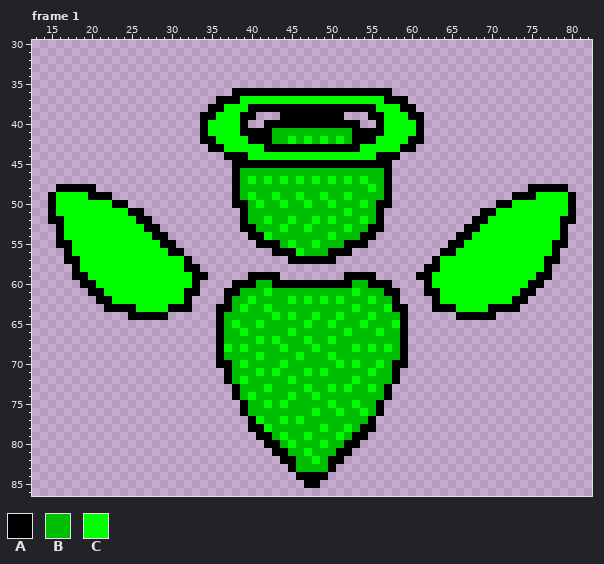
Two versions of one animated GIF sprite, public/assets/angelGreen.gif. The picture above is the old version.
The file is 96x96 pixels, 20 frames. Shown: frame 1: x 13..82, y 30..86. The commit also changed other frames, which this record leaves out.
Palette (. is transparent): A #000000  B #00bf00  C #00ff00
After the commit:
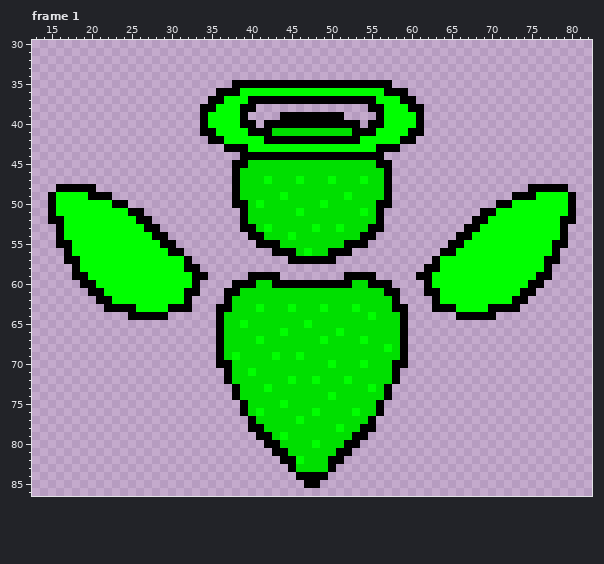
Change:
Colour B changes from #00bf00 to #00df00.
Frame 1:
There is now colour A in row 35 at x 38 to 57; in row 36 at x 36 to 37 and 58 to 59; in row 37 at x 35 and 60; in row 38 at x 34 and 61; in row 40 at x 40 and 55.
The edit turns colour B into colour A in row 42 at x 43 to 44, 46, 48, 50 and 52.
The edit turns colour C into colour A in row 37 at x 40 to 55; in row 38 at x 39 and 56; in row 41 at x 35 and 60; in row 42 at x 36, 45, 47, 49, 51 and 59; in row 43 at x 37 to 39 and 56 to 58; in row 44 at x 40 to 55.
The edit turns colour A into colour B in row 45 at x 40 to 55.
The edit turns colour C into colour B in row 47 at x 40, 44, 48 and 52; in row 48 at x 55; in row 49 at x 40, 43, 46 and 49; in row 50 at x 44, 47, 50 and 54; in row 51 at x 52; in row 52 at x 42, 45, 48, 50 and 54.
The edit turns colour C into colour B in row 53 at x 44, 47 and 52; in row 54 at x 42 and 50; in row 55 at x 45 and 48; in row 56 at x 46; in row 61 at x 42 and 53; in row 62 at x 40, 45, 47, 49, 51 and 55.
The edit turns colour C into colour B in row 63 at x 39, 42 and 57; in row 64 at x 43, 45, 48 and 51; in row 65 at x 38, 41, 50, 54 and 58; in row 66 at x 39, 45, 52 and 56; in row 67 at x 43, 47 and 50; in row 68 at x 37, 39, 44, 48, 53 and 55.
The edit turns colour C into colour B in row 69 at x 41 and 50; in row 70 at x 39, 44, 51, 53 and 56; in row 71 at x 41, 43, 47, 49 and 55; in row 72 at x 39 and 53; in row 73 at x 47, 50 and 52; in row 74 at x 40, 45 and 48.
The edit turns colour C into colour B in row 75 at x 42, 50 and 53; in row 76 at x 51 and 54; in row 77 at x 41 and 44; in row 78 at x 42, 49 and 52; in row 79 at x 47 and 51; in row 80 at x 45 and 49.
The edit turns colour C into colour B in row 81 at x 47; in row 82 at x 48.
The edit turns colour A into colour C in row 36 at x 39 to 56; in row 37 at x 37 to 38 and 57 to 58; in row 38 at x 36 and 59; in row 39 at x 35 and 60; in row 41 at x 39 and 56; in row 42 at x 40 to 41 and 54 to 55.
The edit turns colour A into colour C in row 43 at x 42 to 53.
The edit turns colour B into colour C in row 49 at x 44; in row 50 at x 49; in row 51 at x 46 and 54; in row 53 at x 42, 48 and 51; in row 54 at x 45; in row 56 at x 47.
The edit turns colour B into colour C in row 63 at x 41, 45 and 49; in row 65 at x 39; in row 66 at x 44 and 51; in row 67 at x 49 and 54; in row 69 at x 38 and 43; in row 70 at x 50 and 54.
The edit turns colour B into colour C in row 71 at x 40; in row 72 at x 48 and 52; in row 74 at x 50; in row 76 at x 41 and 53; in row 78 at x 51; in row 80 at x 48.
The edit turns colour B into colour C in row 82 at x 46.
Colour A is removed in row 38 at x 41 to 54; in row 39 at x 40 and 55; in row 42 at x 34 and 61; in row 43 at x 35 to 36 and 59 to 60; in row 44 at x 37 to 38 and 57 to 58.
